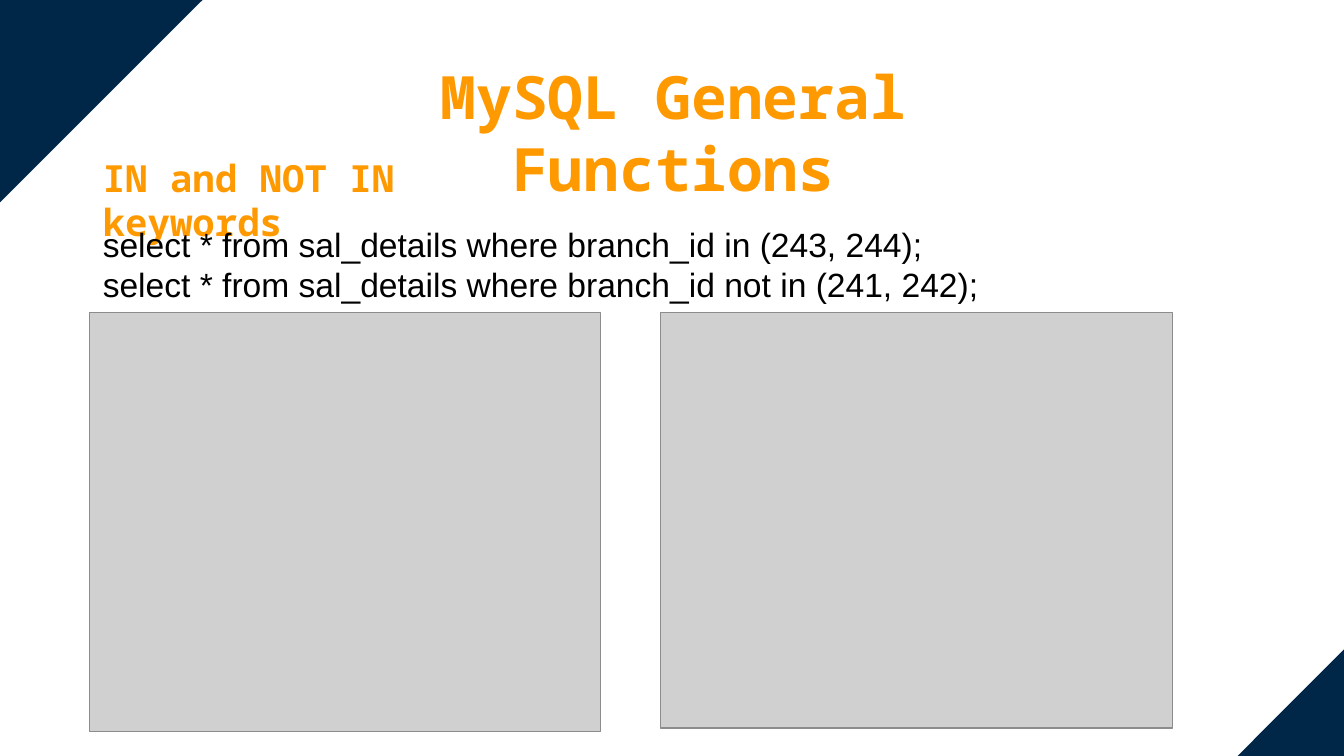
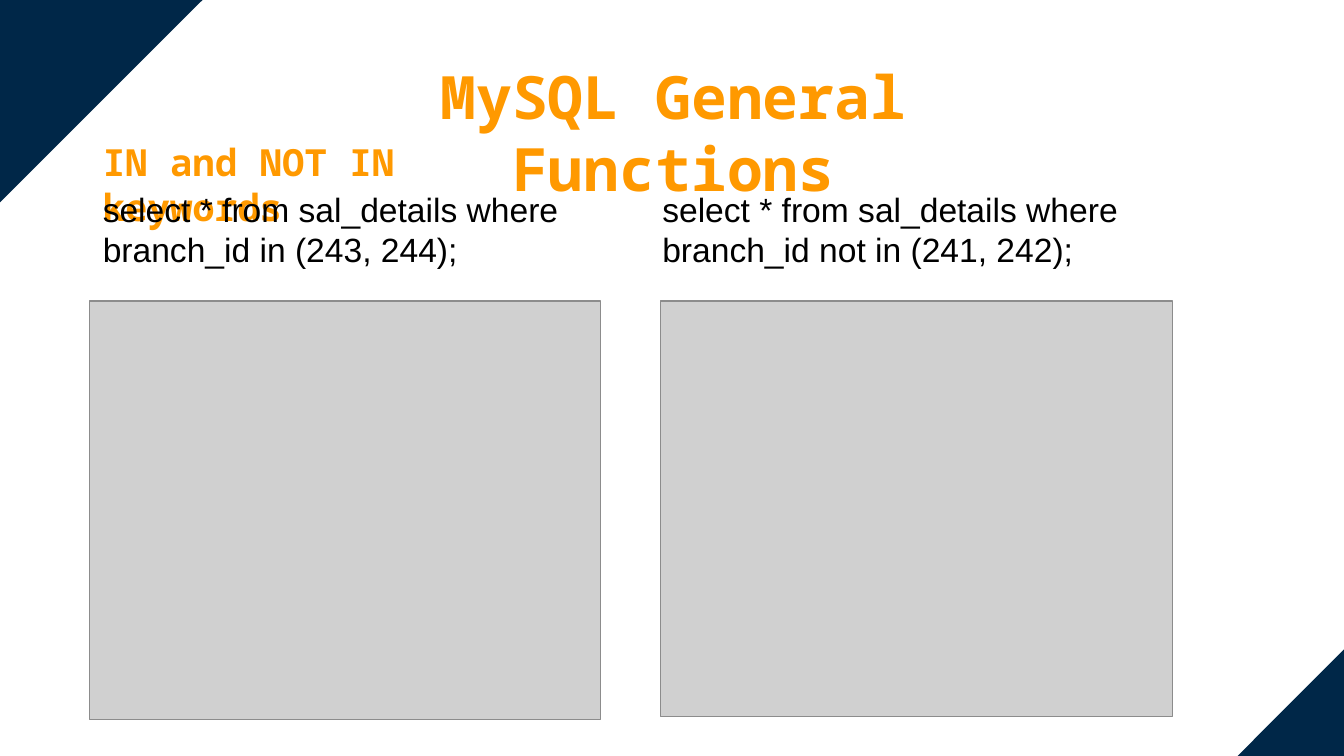
Before and after one commit to vijayadithya831/personal, a slide deck: slide 16 of Full Stack/SQL/Mini Project/SQL Mini Project.pptx. Drawn at 1344x756 pixels with LibreOffice and Linux fonts; fonts in the diff are those of the drawing; grey boxes stand for pictures. Boxes give left, top, right and bottom in pixels: in the first picture for what was removed or moved away, otherwise in the second. Text is boxed around its words. In the diff, an @@ line names an element or a change of style, - is before the commit and + after.

```diff
--- a/Full Stack/SQL/Mini Project/SQL Mini Project.pptx
+++ b/Full Stack/SQL/Mini Project/SQL Mini Project.pptx
@@ text "IN and NOT IN keywords": place and size @@
-text "IN and NOT IN keywords" at bbox=[103, 163, 394, 247]
+text "IN and NOT IN keywords" at bbox=[103, 147, 394, 230]
@@ text "select * from sal_details where ...": place and size @@
-text "select * from sal_details where ..." at bbox=[103, 230, 979, 303]
+text "select * from sal_details where ..." at bbox=[103, 195, 558, 268]
@@ text added at bbox=[662, 197, 1117, 268], 18 pt, text #000000 @@
+select * from sal_details where branch_id not in (241, 242);
@@ text at bbox=[103, 272, 979, 303]: paragraph removed @@
-select * from sal_details where branch_id not in (241, 242);
@@ picture: place and size @@
-picture at bbox=[90, 312, 601, 731]
+picture at bbox=[90, 301, 601, 720]
@@ picture: place and size @@
-picture at bbox=[660, 312, 1172, 727]
+picture at bbox=[660, 301, 1172, 716]
```
Also in this commit, not shown: 3 other slides changed, 24 slides added, 1 other file.
